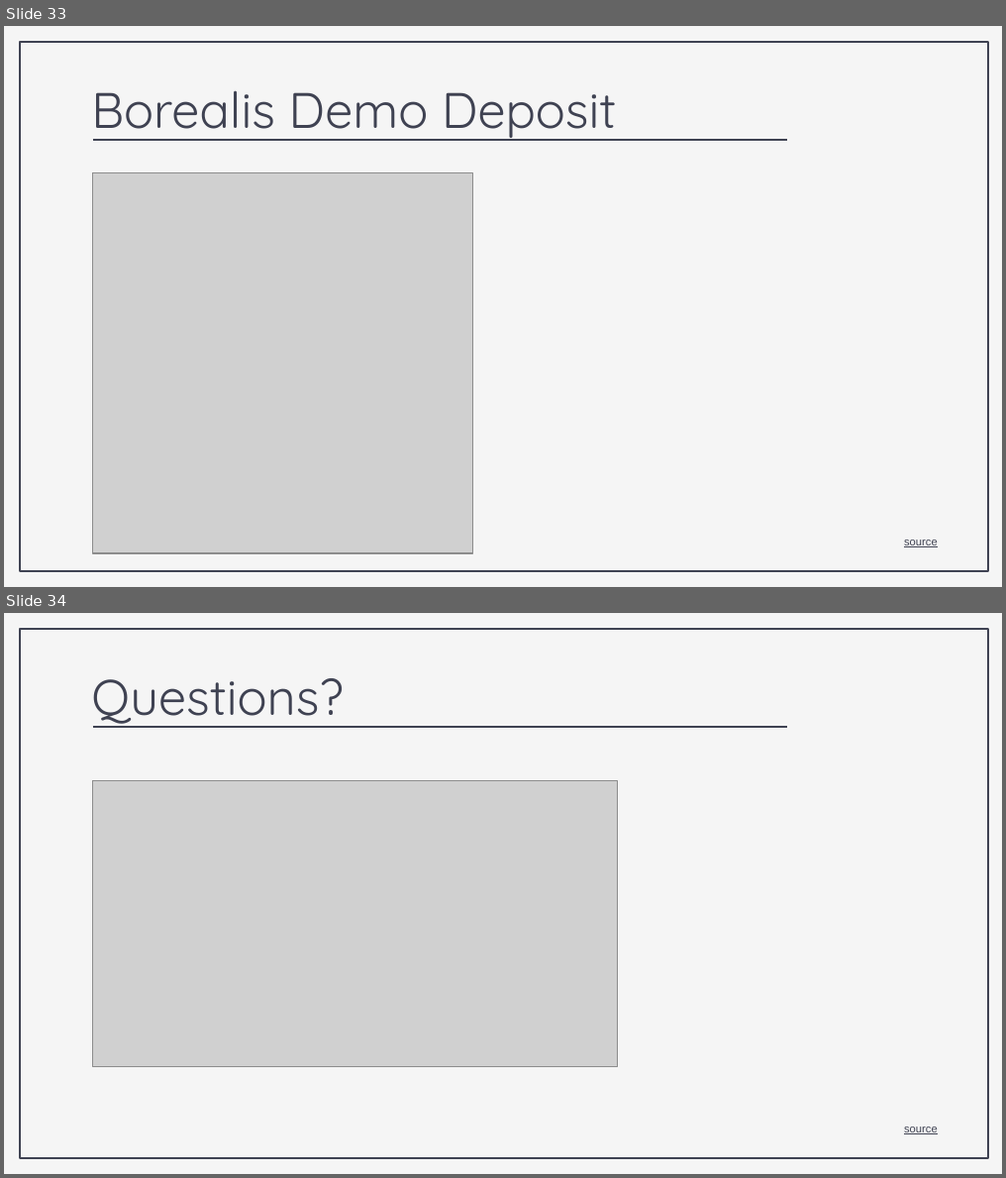
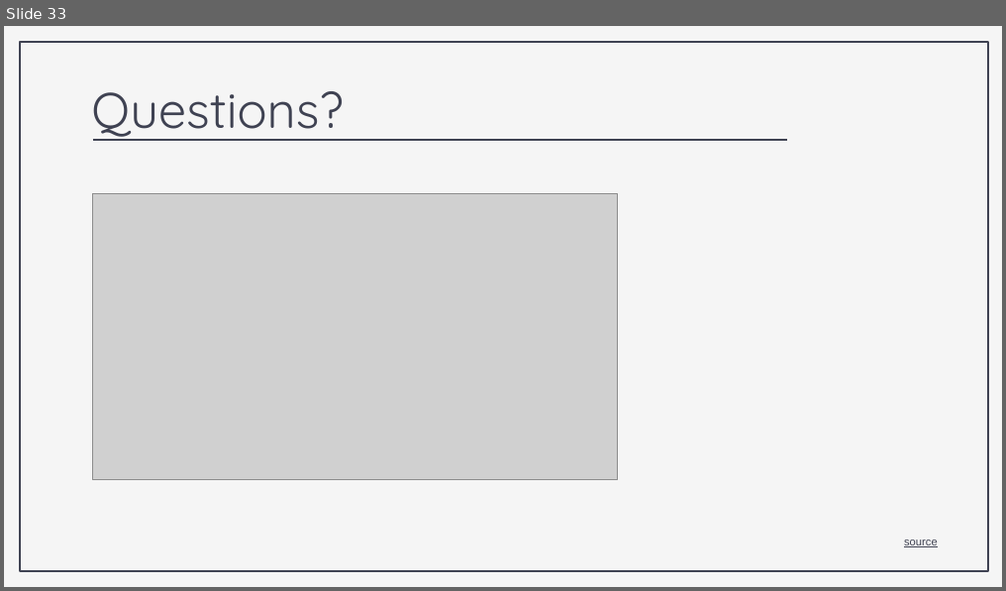
Before and after one commit to nickrochlin/rdm-jumpstart2, a slide deck: docs/files/Block6-1_Sharing-Deposit.pptx. Shown one above the other, each under a label of ours: slides 33 and 34 before the commit, slide 33 after it. The pictures are 1006x1178 and 1006x591 pixels, drawn with LibreOffice and Linux fonts; fonts in the diff are those of the drawing; grey boxes stand for pictures. Boxes give left, top, right and bottom in pixels: in the first picture for what was removed or moved away, otherwise in the second. Text is boxed around its words. In the diff, an @@ line names an element or a change of style, - is before the commit and + after.

```diff
--- a/docs/files/Block6-1_Sharing-Deposit.pptx
+++ b/docs/files/Block6-1_Sharing-Deposit.pptx
@@ slide 33 removed at bbox=[4, 26, 1002, 587], background #F5F5F5; not listed: 1 template element that a slide beside it also shows @@
@@ title removed at bbox=[91, 90, 616, 141] @@
-Borealis Demo Deposit
@@ line removed from (93, 140) to (787, 140) @@
@@ picture removed at bbox=[93, 174, 473, 554] @@
@@ text removed at bbox=[904, 540, 938, 548] @@
-source
@@ what was slide 34 is now slide 33 @@
```
Also in this commit, not shown: 2 slides changed, 1 slide added, 1 other slide removed, 24 other files.
